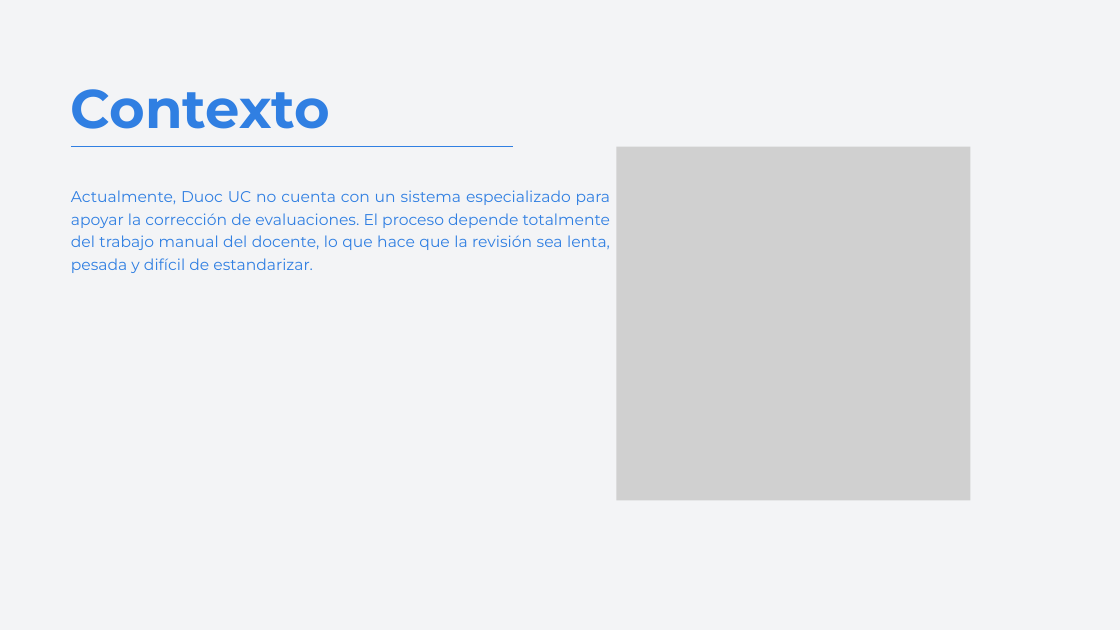
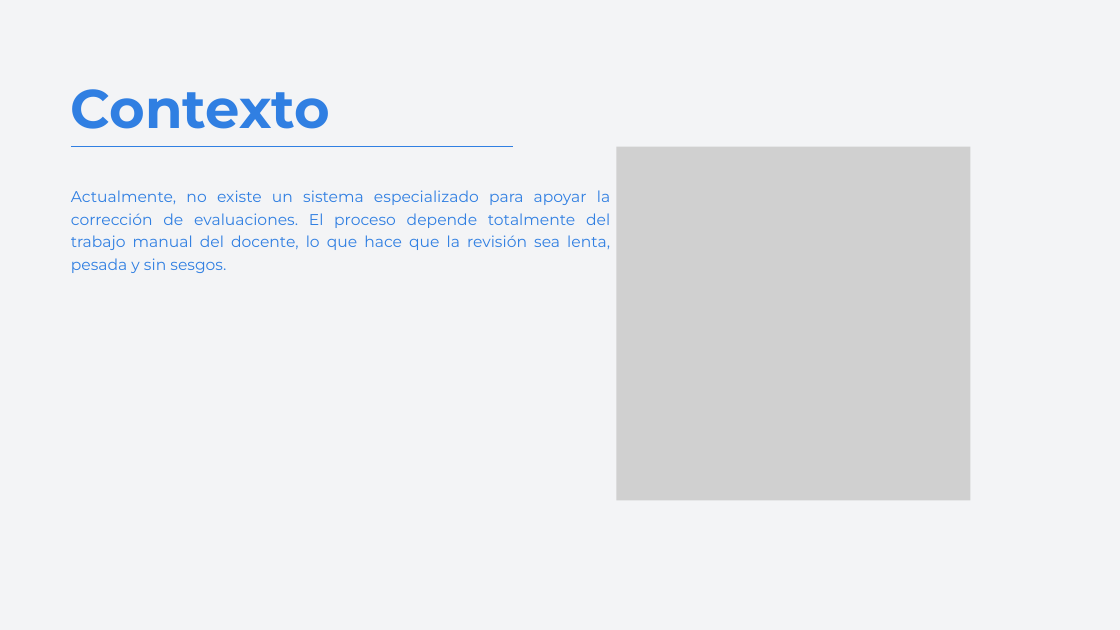
Before and after one commit to Wachitugo/Capstone, a slide deck: slide 3 of Fase 3/Presentación final.pptx. Drawn at 1120x630 pixels with LibreOffice and Linux fonts; fonts in the diff are those of the drawing; grey boxes stand for pictures. Boxes give left, top, right and bottom in pixels: in the first picture for what was removed or moved away, otherwise in the second. Text is boxed around its words. In the diff, an @@ line names an element or a change of style, - is before the commit and + after.

```diff
--- a/Fase 3/Presentación final.pptx
+++ b/Fase 3/Presentación final.pptx
@@ text at (71, 190, 610, 273): text changed @@
-Actualmente, Duoc UC no cuenta con un sistema especializado para apoyar la corrección de evaluaciones. El proceso depende totalmente del trabajo manual del docente, lo que hace que la revisión sea lenta, pesada y difícil de estandarizar.
+Actualmente, no existe un sistema especializado para apoyar la corrección de evaluaciones. El proceso depende totalmente del trabajo manual del docente, lo que hace que la revisión sea lenta, pesada y sin sesgos.
```
Also in this commit, not shown: 8 other slides changed, 2 slides added, 1 other file.
